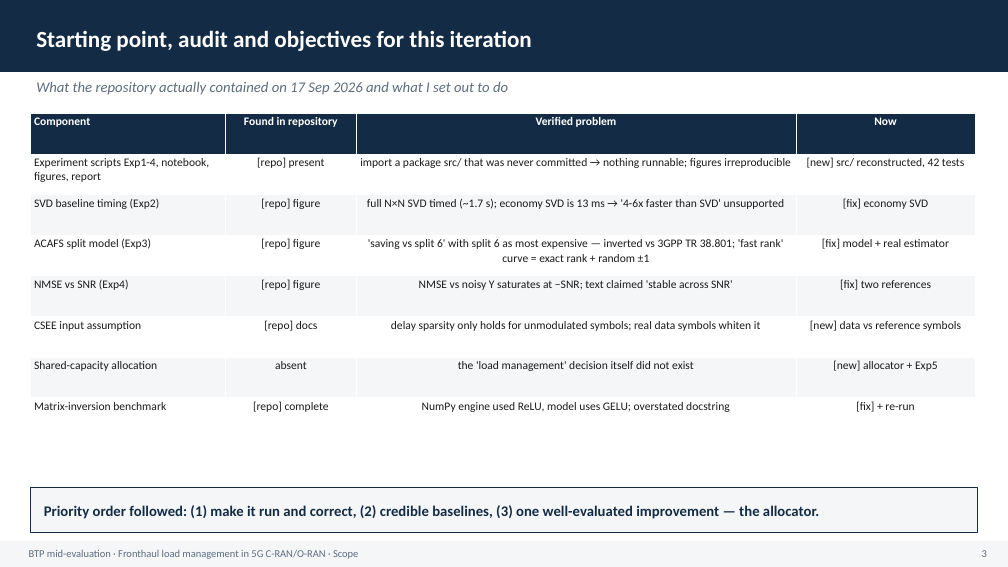
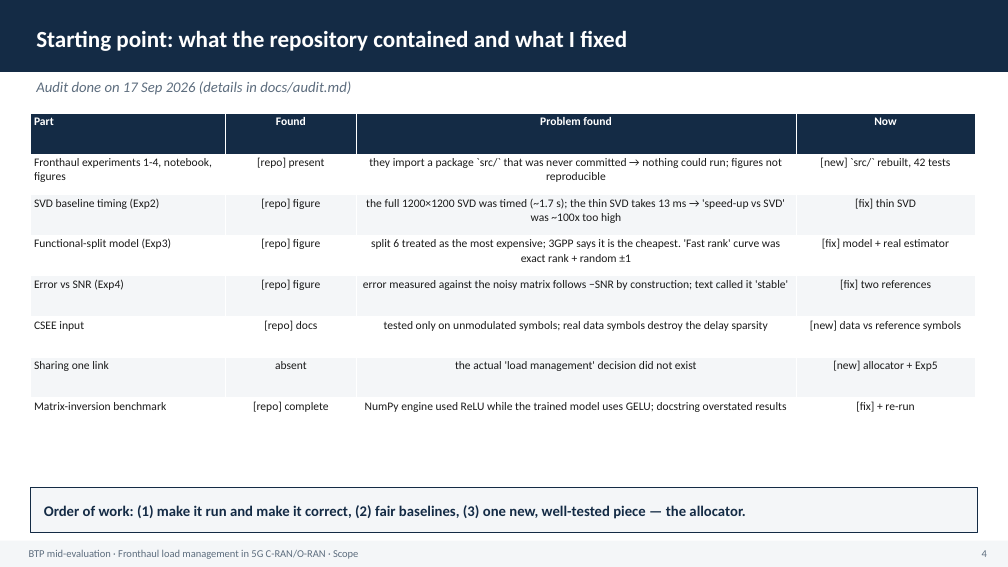
Before and after one commit to Harshvardhan-To1/BTP, a slide deck: slide 4 of docs/mid_evaluation.pptx (slide 3 before the commit). Drawn at 1008x567 pixels with LibreOffice and Linux fonts; fonts in the diff are those of the drawing. Boxes give left, top, right and bottom in pixels: in the first picture for what was removed or moved away, otherwise in the second. Text is boxed around its words. In the diff, an @@ line names an element or a change of style, - is before the commit and + after.

```diff
--- a/docs/mid_evaluation.pptx
+++ b/docs/mid_evaluation.pptx
@@ text at (x1=36, y1=30, x2=627, y2=51): text changed @@
-Starting point, audit and objectives for this iteration
+Starting point: what the repository contained and what I fixed
@@ text at (x1=36, y1=81, x2=351, y2=95): text changed @@
-What the repository actually contained on 17 Sep 2026 and what I set out to do
+Audit done on 17 Sep 2026 (details in docs/audit.md)
@@ table at (x1=30, y1=113, x2=975, y2=439) @@
-row 1: Component | Found in repository | Verified problem | Now
+row 1: Part | Found | Problem found | Now
-row 2: Experiment scripts Exp1-4, notebook, figures, report | [repo] present | import a package src/ that was never committed → nothing runnable; figures irreproducible | [new] src/ reconstructed, 42 tests
+row 2: Fronthaul experiments 1-4, notebook, figures | [repo] present | they import a package `src/` that was never committed → nothing could run; figures not reproducible | [new] `src/` rebuilt, 42 tests
-row 3, column 3: full N×N SVD timed (~1.7 s); economy SVD is 13 ms → '4-6x faster than SVD' unsupported
+row 3, column 3: the full 1200×1200 SVD was timed (~1.7 s); the thin SVD takes 13 ms → 'speed-up vs SVD' was ~100x too high
-row 3, column 4: [fix] economy SVD
+row 3, column 4: [fix] thin SVD
-row 4, column 1: ACAFS split model (Exp3)
+row 4, column 1: Functional-split model (Exp3)
-row 4, column 3: 'saving vs split 6' with split 6 as most expensive — inverted vs 3GPP TR 38.801; 'fast rank' curve = exact rank + random ±1
+row 4, column 3: split 6 treated as the most expensive; 3GPP says it is the cheapest. 'Fast rank' curve was exact rank + random ±1
-row 5, column 1: NMSE vs SNR (Exp4)
+row 5, column 1: Error vs SNR (Exp4)
-row 5, column 3: NMSE vs noisy Y saturates at −SNR; text claimed 'stable across SNR'
+row 5, column 3: error measured against the noisy matrix follows −SNR by construction; text called it 'stable'
-row 6, column 1: CSEE input assumption
+row 6, column 1: CSEE input
-row 6, column 3: delay sparsity only holds for unmodulated symbols; real data symbols whiten it
+row 6, column 3: tested only on unmodulated symbols; real data symbols destroy the delay sparsity
-row 7, column 1: Shared-capacity allocation
+row 7, column 1: Sharing one link
-row 7, column 3: the 'load management' decision itself did not exist
+row 7, column 3: the actual 'load management' decision did not exist
-row 8, column 3: NumPy engine used ReLU, model uses GELU; overstated docstring
+row 8, column 3: NumPy engine used ReLU while the trained model uses GELU; docstring overstated results
@@ text at (x1=44, y1=505, x2=745, y2=519): text changed @@
-Priority order followed: (1) make it run and correct, (2) credible baselines, (3) one well-evaluated improvement — the allocator.
+Order of work: (1) make it run and make it correct, (2) fair baselines, (3) one new, well-tested piece — the allocator.
```
Also in this commit, not shown: 19 other slides changed, 2 slides added, 6 other files.
